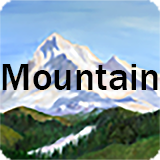
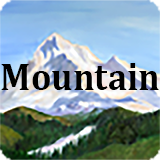
Layer changes from the first 160×160 image to the second:
painted on "Mountain" over (x1=1, y1=63, x2=159, y2=90)
